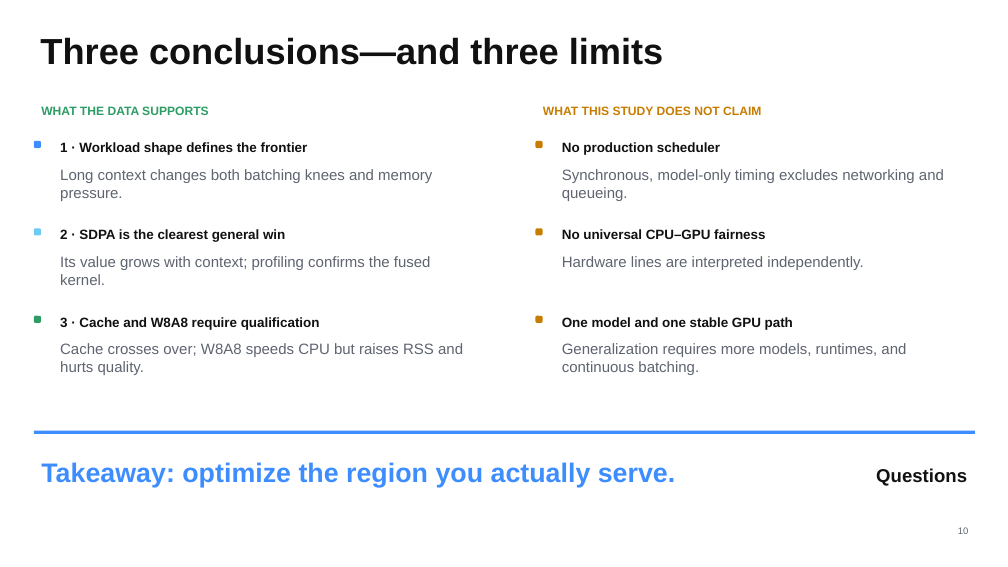
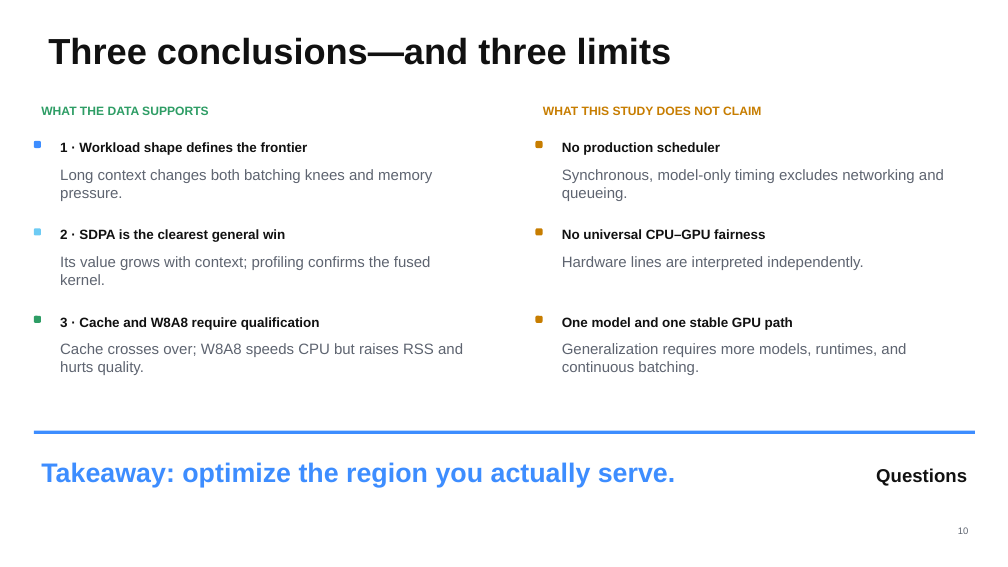
Before and after one commit to O617/DSAA-4012-Project, a slide deck: slide 10 of slides/DSAA4012_Serving_Optimization_Study.pptx. Drawn at 1008x567 pixels with LibreOffice and Linux fonts; fonts in the diff are those of the drawing. Boxes give left, top, right and bottom in pixels: in the first picture for what was removed or moved away, otherwise in the second. Text is boxed around its words. In the diff, an @@ line names an element or a change of style, - is before the commit and + after.

```diff
--- a/slides/DSAA4012_Serving_Optimization_Study.pptx
+++ b/slides/DSAA4012_Serving_Optimization_Study.pptx
@@ text "Three conclusions—and three limits": place and size @@
-text "Three conclusions—and three limits" at (40,37,663,65)
+text "Three conclusions—and three limits" at (48,37,671,65)
```
Also in this commit, not shown: 1 other slide changed, 3 other files.
